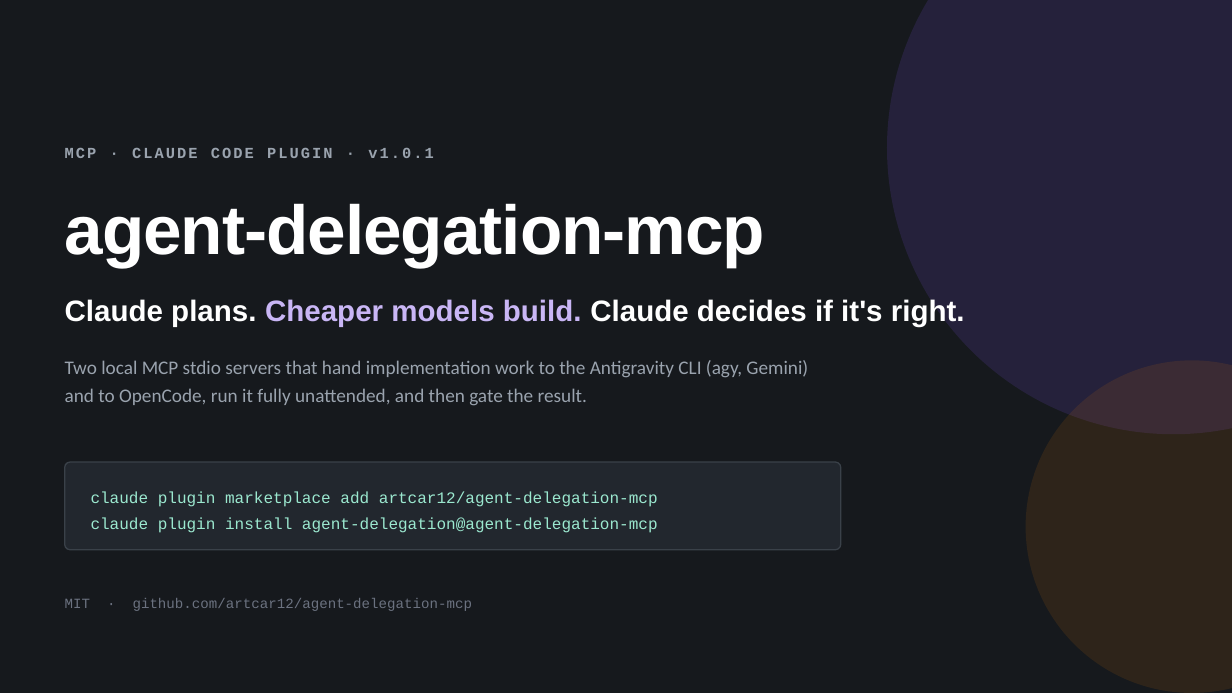
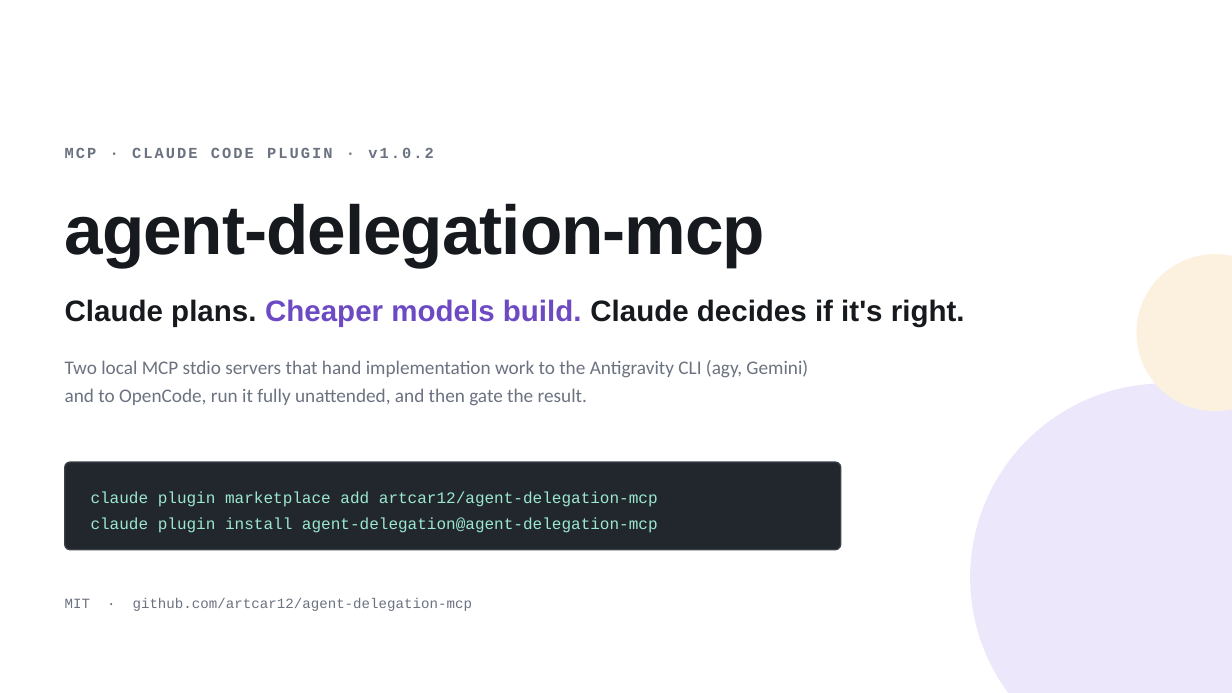
Before and after one commit to artcar12/agent-delegation-mcp, a slide deck: slide 1 of docs/agent-delegation-mcp.pptx. Drawn at 1232x693 pixels with LibreOffice and Linux fonts; fonts in the diff are those of the drawing. Boxes give left, top, right and bottom in pixels: in the first picture for what was removed or moved away, otherwise in the second. Text is boxed around its words. In the diff, an @@ line names an element or a change of style, - is before the commit and + after.

```diff
--- a/docs/agent-delegation-mcp.pptx
+++ b/docs/agent-delegation-mcp.pptx
@@ background #16191D to #FFFFFF @@
@@ text at [65, 147, 433, 158]: text changed; text colour #9AA3AE to #6B7280 @@
-MCP · CLAUDE CODE PLUGIN · v1.0.1
+MCP · CLAUDE CODE PLUGIN · v1.0.2
@@ text "agent-delegation-mcp" at [65, 203, 766, 266]: text colour #FFFFFF to #16191D @@
@@ ellipse: place and size @@
-ellipse at [1026, 360, 1232, 693]
+ellipse at [1137, 254, 1232, 411]
@@ ellipse at [1137, 254, 1232, 411]: fill #C1690C at 14% opacity to #FCF1DF @@
@@ text "Claude plans. Cheaper models build. ..." at [65, 299, 965, 327]: text colour #FFFFFF to #16191D in "Claude plans. Claude decides if it's right."; text colour #C9B6F5 to #6D4AC4 in "Cheaper models build." @@
@@ text "Two local MCP stdio servers ..." at [65, 360, 808, 406]: text colour #9AA3AE to #6B7280 @@
@@ ellipse: place and size @@
-ellipse at [887, 0, 1232, 434]
+ellipse at [970, 384, 1232, 693]
@@ ellipse at [970, 384, 1232, 693]: fill #6D4AC4 at 18% opacity to #EDE7FB @@
```
Also in this commit, not shown: 4 other slides changed, 1 other file.
